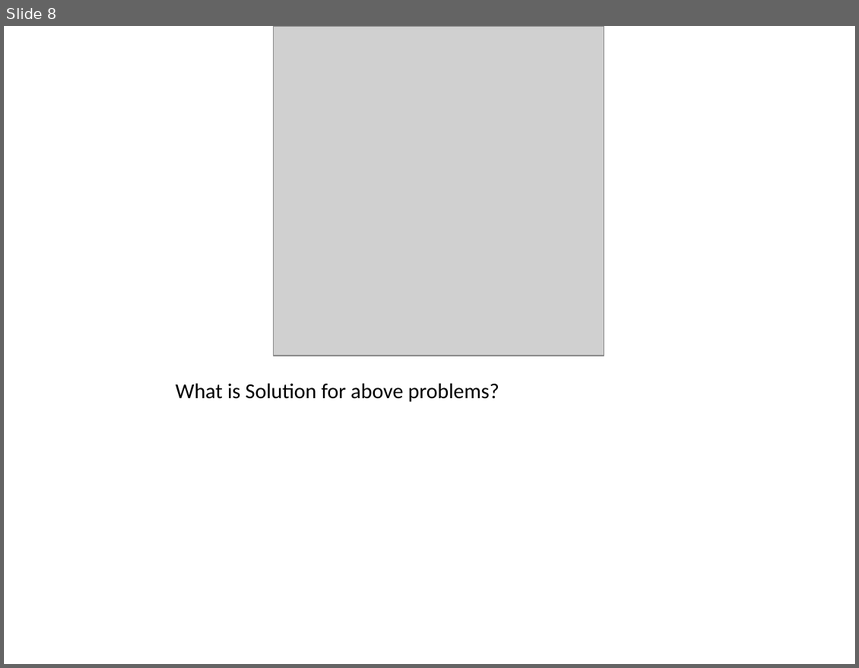
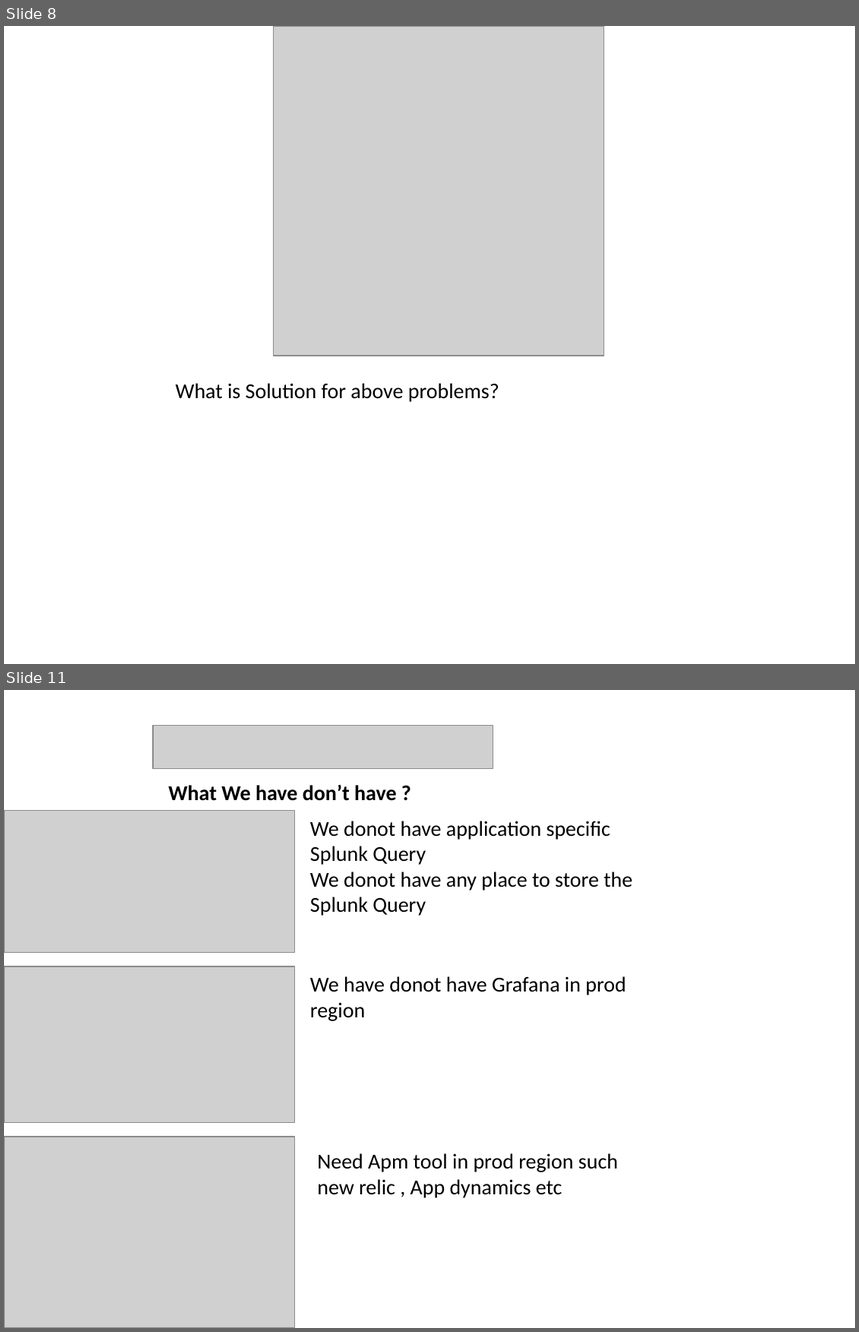
Before and after one commit to AvinashTiwari/Artifical-intelligence, a slide deck: devops/devops.pptx. Shown one above the other, each under a label of ours: slide 8 before the commit, slides 8 and 11 after it; the slides between them are not shown. The pictures are 859x668 and 859x1332 pixels, drawn with LibreOffice and Linux fonts; fonts in the diff are those of the drawing; grey boxes stand for pictures. Boxes give left, top, right and bottom in pixels: in the first picture for what was removed or moved away, otherwise in the second. Text is boxed around its words. In the diff, an @@ line names an element or a change of style, - is before the commit and + after.

```diff
--- a/devops/devops.pptx
+++ b/devops/devops.pptx
@@ slide 11 added at (4,690,855,1328), background #FFFFFF @@
@@ picture added at (153,726,493,769) @@
@@ text added at (168,785,396,801), 18 pt, text #000000, bold @@
+What We have don’t have ?
@@ picture added at (4,811,295,953) @@
@@ text added at (310,821,633,916), 18 pt, text #000000 @@
+We donot have application specific Splunk Query
+We donot have any place to store the Splunk Query
@@ picture added at (4,967,295,1122) @@
@@ text added at (310,977,626,1021), 18 pt, text #000000 @@
+We have donot have Grafana in prod region
@@ picture added at (4,1137,295,1328) @@
@@ text added at (317,1154,618,1198), 18 pt, text #000000 @@
+Need Apm tool in prod region such new relic , App dynamics etc
```
Also in this commit, not shown: 9 other slides added.
